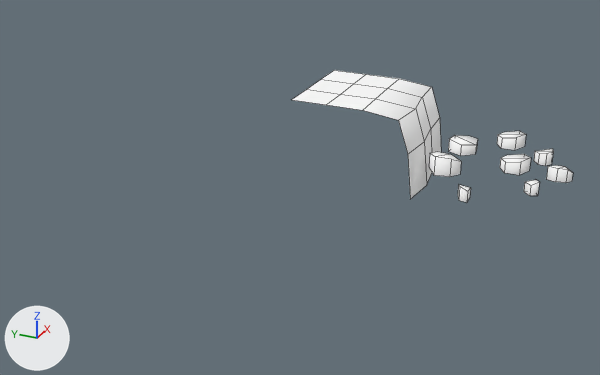
The FBX model Assets/Models/Penguin Ice Breaker/Blocs/BordC1.FBX as it was, and as the next commit left it.
The view is the same before and after, from a camera (50 mm lens) standing at (-6.85, -2.44, 2.34) and looking at (-0.06, 0.61, -1.05). Arrows for +X, +Y and +Z are at lower left; the lights stay in place. Mesh edges are drawn as thin lines. Where no turn or scale is listed for an object, it has been applied to the vertices.

Names of what the first picture shows: 'BordC1'.
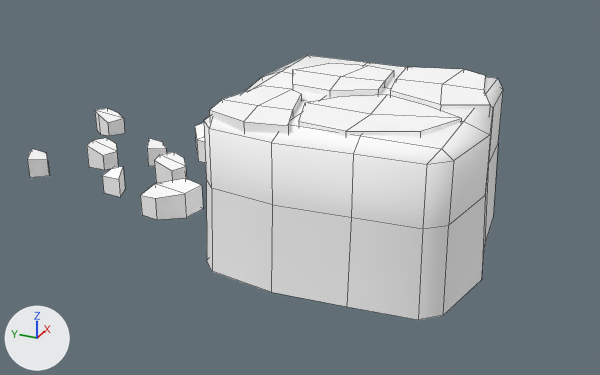
Where the change shows, as pixel boxes (x1, y1, x2, y2) in the pictures (600 x 375 px; the box of a moved part takes in the faces that stretch with it):
'BordC1', reshaped (69% wider, 99% taller)
    before: (292, 70, 573, 203)
    after: (27, 55, 503, 320)
part 1 of me_mesh, moved or reshaped
    before: (458, 184, 471, 203)
    after: (102, 166, 125, 197)
part 2 of me_mesh, moved or reshaped
    before: (448, 135, 478, 156)
    after: (140, 178, 203, 220)
part 3 of me_mesh, moved or reshaped
    before: (534, 149, 553, 166)
    after: (87, 138, 118, 170)
part 4 of me_mesh, moved or reshaped
    before: (524, 179, 540, 196)
    after: (147, 138, 166, 166)
part 5 of me_mesh, added
    after: (27, 149, 50, 178)
part 6 of me_mesh, added
    after: (204, 55, 503, 320)
part 7 of me_mesh, added
    after: (293, 63, 394, 97)
part 8 of me_mesh, added
    after: (299, 95, 461, 136)
part 9 of me_mesh, added
    after: (390, 67, 490, 116)
part 10 of me_mesh, added
    after: (209, 86, 301, 134)
part 11 of me_mesh, deleted
    before: (546, 165, 573, 183)
part 12 of me_mesh, deleted
    before: (500, 154, 531, 175)
part 13 of me_mesh, deleted
    before: (429, 152, 461, 177)
part 14 of me_mesh, deleted
    before: (497, 131, 526, 150)
part 15 of me_mesh, deleted
    before: (292, 70, 441, 199)
part 16 of me_mesh, added
    after: (154, 123, 206, 183)
part 17 of me_mesh, added
    after: (95, 108, 125, 136)

What changed in the scene script:
```text
Change me_mesh:
    used by ob_bordc1; location = (0.0, 0.0, 0.0)
    remove me_mesh.from_pydata(...)  # 112 vertices, 73 faces; spans x -0.77..0.75, y -1.89..0.5, z -0.75..0.0
    add me_mesh.from_pydata(...)  # 216 vertices, 160 faces; spans x -1.29..1.28, y -1.28..3.53, z -1.49..0.0
    me_mesh part 1: the loose piece of 8 vertices spanning x -0.77..-0.66, y -1.18..-1.07, z -0.56..-0.44 is turned -180 degrees about the z axis through its middle and scaled by 2, then moved by (-0.04, 3.41, -0.5)
    me_mesh part 2: the loose piece of 12 vertices spanning x 0.19..0.44, y -1.0..-0.75, z -0.56..-0.44 is turned -180 degrees about the z axis through its middle and scaled by 2, then moved by (-1.19, 2.43, -0.5)
    me_mesh part 3: the loose piece of 12 vertices spanning x 0.27..0.4, y -1.68..-1.51, z -0.56..-0.44 is turned -180 degrees about the z axis through its middle and scaled by 2, then moved by (-0.57, 4.39, -0.5)
    me_mesh part 4: the loose piece of 8 vertices spanning x -0.43..-0.31, y -1.68..-1.56, z -0.56..-0.44 is turned -180 degrees about the z axis through its middle and scaled by 2, then moved by (0.39, 3.94, -0.5)
    me_mesh part 5: the loose piece of 8 vertices spanning x -0.43..-0.31, y -1.68..-1.56, z -0.56..-0.44 is copied, and the copy is turned -180 degrees about the z axis through its middle and scaled by 2, then moved by (-0.36, 4.88, -0.5); it spans x -0.85..-0.61, y 3.14..3.39, z -1.12..-0.87
    me_mesh part 6: a new loose piece of 64 vertices spanning x -1.29..1.28, y -1.28..1.26, z -1.49..-0.03, in mat_blocs (its picture is missing)
    me_mesh part 7: a new loose piece of 17 vertices spanning x -0.12..0.78, y -0.1..0.88, z -0.23..0.0, in mat_blocs (its picture is missing)
    me_mesh part 8: a new loose piece of 17 vertices spanning x -1.03..-0.01, y -0.98..0.36, z -0.23..0.0, in mat_blocs (its picture is missing)
    me_mesh part 9: a new loose piece of 17 vertices spanning x -0.09..1.05, y -1.13..-0.12, z -0.23..0.0, in mat_blocs (its picture is missing)
    me_mesh part 10: a new loose piece of 17 vertices spanning x -1.16..-0.22, y 0.25..1.06, z -0.23..0.0, in mat_blocs (its picture is missing)
    me_mesh part 11: the loose piece of 12 vertices spanning x -0.05..0.1, y -1.89..-1.69, z -0.56..-0.44 is deleted
    me_mesh part 12: the loose piece of 12 vertices spanning x -0.03..0.18, y -1.52..-1.27, z -0.56..-0.44 is deleted
    me_mesh part 13: the loose piece of 12 vertices spanning x -0.34..-0.09, y -0.99..-0.69, z -0.56..-0.38 is deleted
    me_mesh part 14: the loose piece of 12 vertices spanning x 0.53..0.75, y -1.37..-1.12, z -0.56..-0.44 is deleted
    me_mesh part 15: 24 vertices removed from x -0.5..0.5, y -0.68..0.5, z -0.75..0.0
    me_mesh part 16: 24 vertices added at x -0.42..0.82, y 1.45..2.19, z -1.12..-0.77
    me_mesh part 17: 12 vertices added at x 0.47..0.7, y 3.16..3.53, z -1.12..-0.87
    me_mesh part 18: the surface is now shaded flat
```
